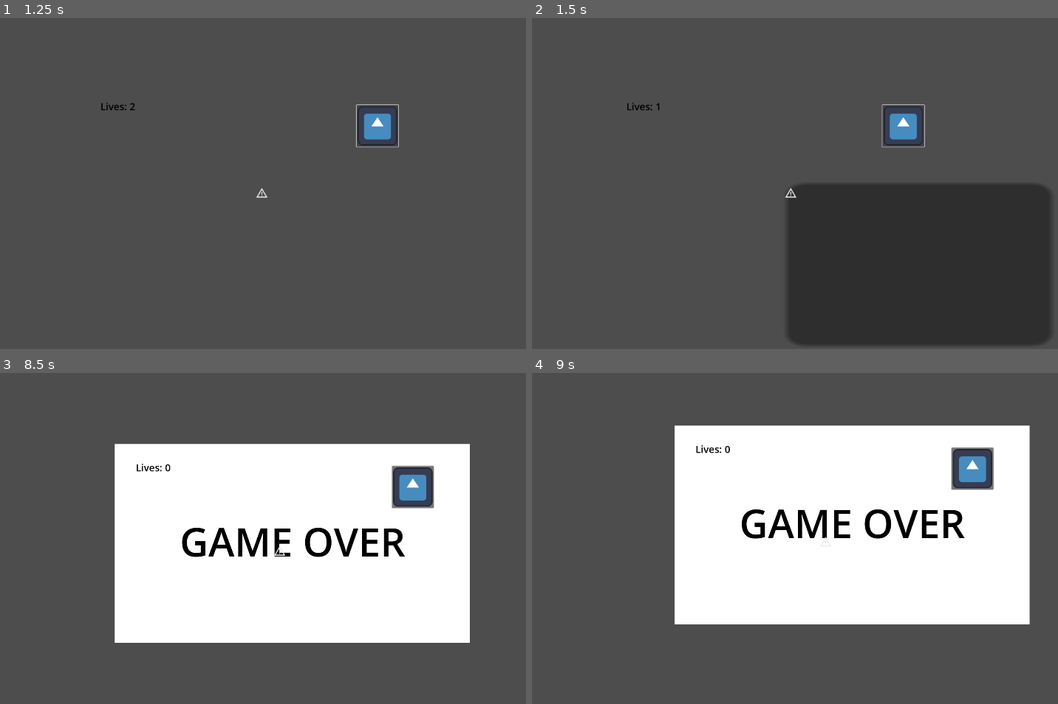
Above: before the commit, frames 1-4 (two rows, left to right).
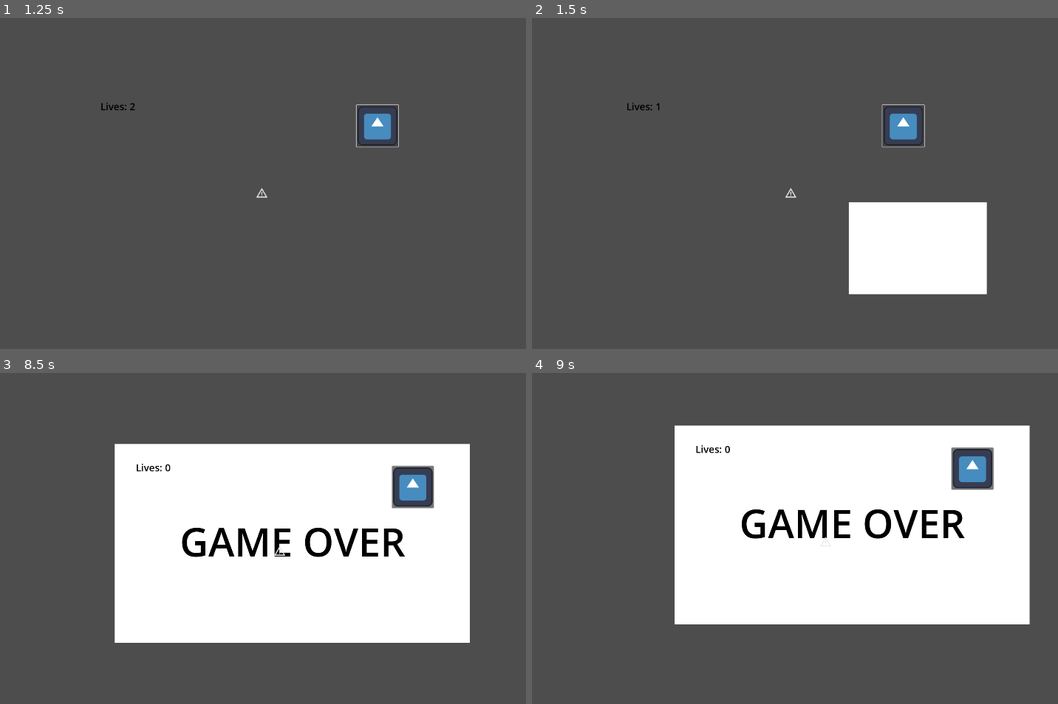
Above: after the commit, the same moments.

Repository: Hyper-Burner/Town-One-2024
Game: Godot game, scene res://Nodes/Scenes/Main.tscn
The game is run twice, just before and just after one commit, with the same random seed, the same clock (stepped at 60 frames per second) and the same inputs. The engine's default icon, where the game draws it, is replaced by a stand-in: a white triangle on a blue panel in a dark square.
Inputs (mouse positions are in pixels of both pictures, inside the frame that each line leads up to):
- Up to frame 1 (1.25 s): click (378, 127) at 0.5 s
- Up to frame 2 (1.5 s): tap Enter at 1.25 s; hold D (Right) from 1.28 s (still down); tap E (Interact) at 1.35 s
- Up to frame 3 (8.5 s): release D (Right) at 2 s; click (389, 617) at 2.02 s; click (389, 617) at 2.77 s; click (389, 617) at 3.52 s; click (389, 617) at 4.27 s; tap Space at 5 s; hold S (Down) 5.03-5.78 s; tap E (Interact) every 0.75 s from 5.1 to 8.1 s; hold D (Right) 5.78-6.53 s; hold W (Up) 6.53-7.28 s; hold A (Left) from 7.28 s (still down)
- Up to frame 4 (9 s): release A (Left) at 8.78 s; hold S (Down) from 8.78 s (still down); tap E (Interact) at 8.85 s

Frame 1 is identical in both runs. In frame 2, 24% of the frame differs, in the area x 48-99%, y 50-99%; in frame 3, less than 0.1%; in frame 4, nothing differs.

Commit message:
Custom icon appears between player and machine

Diff:
--- /dev/null
+++ b/Assets/Textures/info.svg
@@ -0,0 +1 @@
+<svg xmlns="http://www.w3.org/2000/svg" height="24px" viewBox="0 -960 960 960" width="24px" fill="#e8eaed"><path d="M440-280h80v-240h-80v240Zm40-320q17 0 28.5-11.5T520-640q0-17-11.5-28.5T480-680q-17 0-28.5 11.5T440-640q0 17 11.5 28.5T480-600Zm0 520q-83 0-156-31.5T197-197q-54-54-85.5-127T80-480q0-83 31.5-156T197-763q54-54 127-85.5T480-880q83 0 156 31.5T763-763q54 54 85.5 127T880-480q0 83-31.5 156T763-197q-54 54-127 85.5T480-80Zm0-80q134 0 227-93t93-227q0-134-93-227t-227-93q-134 0-227 93t-93 227q0 134 93 227t227 93Zm0-320Z"/></svg>
--- a/Nodes/Scenes/GUI/AlertElement.tscn
+++ b/Nodes/Scenes/GUI/AlertElement.tscn
@@ -1,7 +1,6 @@
-[gd_scene load_steps=3 format=3 uid="uid://bwr5ah1mhh0u5"]
+[gd_scene load_steps=2 format=3 uid="uid://bwr5ah1mhh0u5"]
 
 [ext_resource type="Script" path="res://Nodes/Scenes/GUI/alertElement.gd" id="1_hcnm6"]
-[ext_resource type="Texture2D" uid="uid://dmvg1giijn1xl" path="res://Assets/Textures/warning.svg" id="2_2244v"]
 
 [node name="IconRoot" type="Control"]
 layout_mode = 3
@@ -17,4 +16,3 @@
 layout_mode = 0
 offset_right = 40.0
 offset_bottom = 40.0
-texture = ExtResource("2_2244v")
--- a/Nodes/Scenes/GUI/alertElement.gd
+++ b/Nodes/Scenes/GUI/alertElement.gd
@@ -1,9 +1,9 @@
 extends Control
-class_name UI
+class_name Notification
 
 @onready var icon: TextureRect = %Icon
-@onready var player: CharacterBody2D = %Player
-@onready var machine: Node2D = %Reactor
+@onready var player: CharacterBody2D = get_node("/root/Main/Player");
+@onready var machine: Node = get_parent()
 var alert_enabled = true;
 
 # Called when the node enters the scene tree for the first time.
--- /dev/null
+++ b/Nodes/Scenes/Machine.tscn
@@ -0,0 +1,10 @@
+[gd_scene load_steps=3 format=3 uid="uid://ur5o0tlurmxs"]
+
+[ext_resource type="Script" path="res://Nodes/Scenes/machine.gd" id="1_6uewv"]
+[ext_resource type="PackedScene" uid="uid://bwr5ah1mhh0u5" path="res://Nodes/Scenes/GUI/AlertElement.tscn" id="2_2hsmm"]
+
+[node name="Machine" type="Area2D"]
+script = ExtResource("1_6uewv")
+
+[node name="IconRoot" parent="." instance=ExtResource("2_2hsmm")]
+unique_name_in_owner = true
--- a/Nodes/Scenes/Main.tscn
+++ b/Nodes/Scenes/Main.tscn
@@ -1,13 +1,14 @@
-[gd_scene load_steps=11 format=3 uid="uid://rvbeg2ssa60"]
+[gd_scene load_steps=12 format=3 uid="uid://rvbeg2ssa60"]
 
 [ext_resource type="PackedScene" uid="uid://bj8jhcos6u8hu" path="res://Nodes/Scenes/Player.tscn" id="1_4kupe"]
 [ext_resource type="Script" path="res://Nodes/Scenes/main.gd" id="1_loay8"]
 [ext_resource type="PackedScene" path="res://Nodes/Scenes/game_over.tscn" id="1_s38xt"]
-[ext_resource type="PackedScene" uid="uid://ur5o0tlurmxs" path="res://Nodes/Scenes/Reactor.tscn" id="2_2wstb"]
+[ext_resource type="PackedScene" uid="uid://ur5o0tlurmxs" path="res://Nodes/Scenes/Machine.tscn" id="2_2wstb"]
 [ext_resource type="PackedScene" path="res://Nodes/Scenes/lives_counter.tscn" id="2_su0ge"]
 [ext_resource type="PackedScene" uid="uid://c7dtb2c0jcio" path="res://Nodes/Scenes/Map/over_world.tscn" id="3_hgkqc"]
-[ext_resource type="PackedScene" uid="uid://bwr5ah1mhh0u5" path="res://Nodes/Scenes/GUI/AlertElement.tscn" id="4_c7gbd"]
+[ext_resource type="Texture2D" uid="uid://dmvg1giijn1xl" path="res://Assets/Textures/warning.svg" id="3_n7ar1"]
 [ext_resource type="Texture2D" uid="uid://4nn8ua2nuvx2" path="res://icon.svg" id="6_3s31c"]
+[ext_resource type="PackedScene" uid="uid://dqfkb057sph4e" path="res://Nodes/Scenes/Minigames/NavigationMinigame/NavigatoinMinigame.tscn" id="6_oissh"]
 [ext_resource type="Script" path="res://Nodes/Scenes/button.gd" id="7_qvcks"]
 
 [sub_resource type="RectangleShape2D" id="RectangleShape2D_hof2x"]
@@ -26,6 +27,8 @@
 [node name="Reactor" parent="." instance=ExtResource("2_2wstb")]
 unique_name_in_owner = true
 position = Vector2(8, 22)
+minigame = ExtResource("6_oissh")
+icon = ExtResource("3_n7ar1")
 
 [node name="CollisionShape2D" type="CollisionShape2D" parent="Reactor"]
 shape = SubResource("RectangleShape2D_hof2x")
@@ -43,6 +46,4 @@
 icon = ExtResource("6_3s31c")
 script = ExtResource("7_qvcks")
 
-[node name="IconRoot" parent="." instance=ExtResource("4_c7gbd")]
-
 [connection signal="pressed" from="Button" to="LivesCounter" method="_on_button_pressed"]
--- a/Nodes/Scenes/Reactor.tscn
+++ /dev/null
@@ -1,8 +0,0 @@
-[gd_scene load_steps=3 format=3 uid="uid://ur5o0tlurmxs"]
-
-[ext_resource type="Script" path="res://Nodes/Scenes/machine.gd" id="1_6uewv"]
-[ext_resource type="PackedScene" uid="uid://clkwvexcvccxm" path="res://Nodes/Scenes/ReactorMinigame.tscn" id="2_svp07"]
-
-[node name="Machine" type="Area2D"]
-script = ExtResource("1_6uewv")
-minigame = ExtResource("2_svp07")
--- a/Nodes/Scenes/machine.gd
+++ b/Nodes/Scenes/machine.gd
@@ -2,6 +2,12 @@
 class_name Machine
 
 @export var minigame : PackedScene
+@export var icon : CompressedTexture2D
+
+@onready var icon_root: Notification = %IconRoot;
+
+func _ready() -> void:
+	icon_root.icon.texture = icon;
 
 func get_machine():
 	return minigame
--- a/project.godot
+++ b/project.godot
@@ -18,13 +18,13 @@
 [autoload]
 
 Global="*res://Globals/Global.gd"
-Globals="*res://Globals/Globals.gd"
 
 [display]
 
 window/size/viewport_width=1920
 window/size/viewport_height=1080
 window/size/mode=3
+window/size/initial_position=Vector2i(0, 100)
 
 [input]
 
Not shown, added: Assets/Textures/info.svg.import
